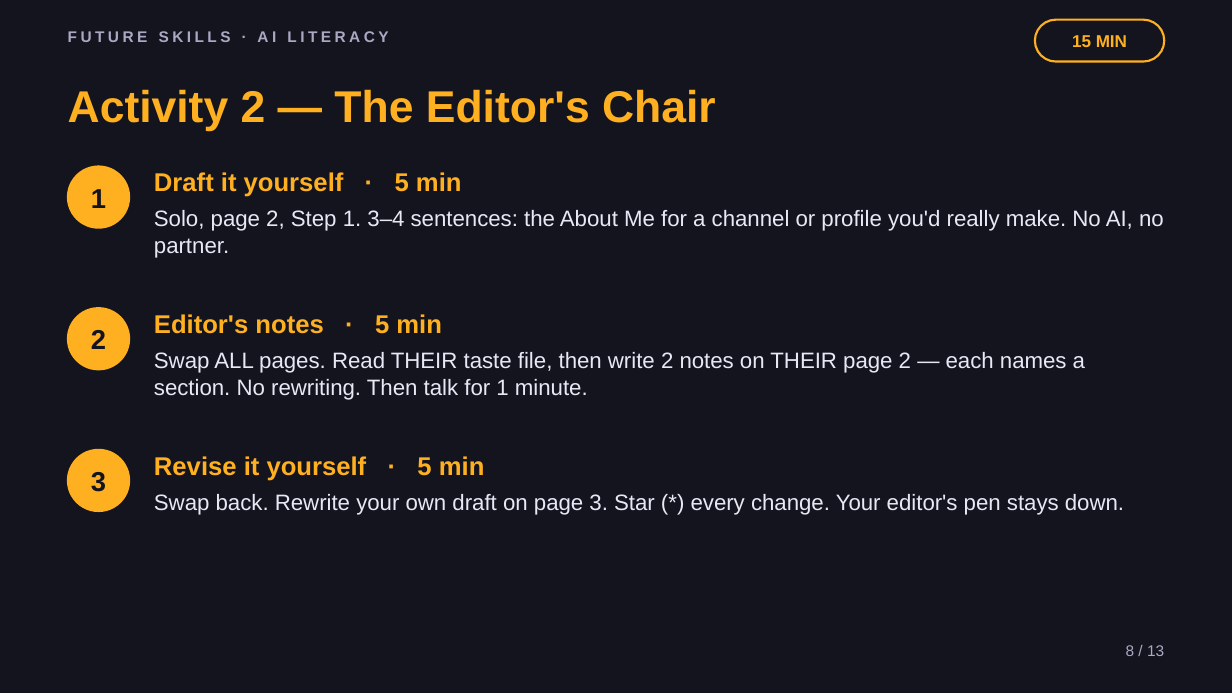
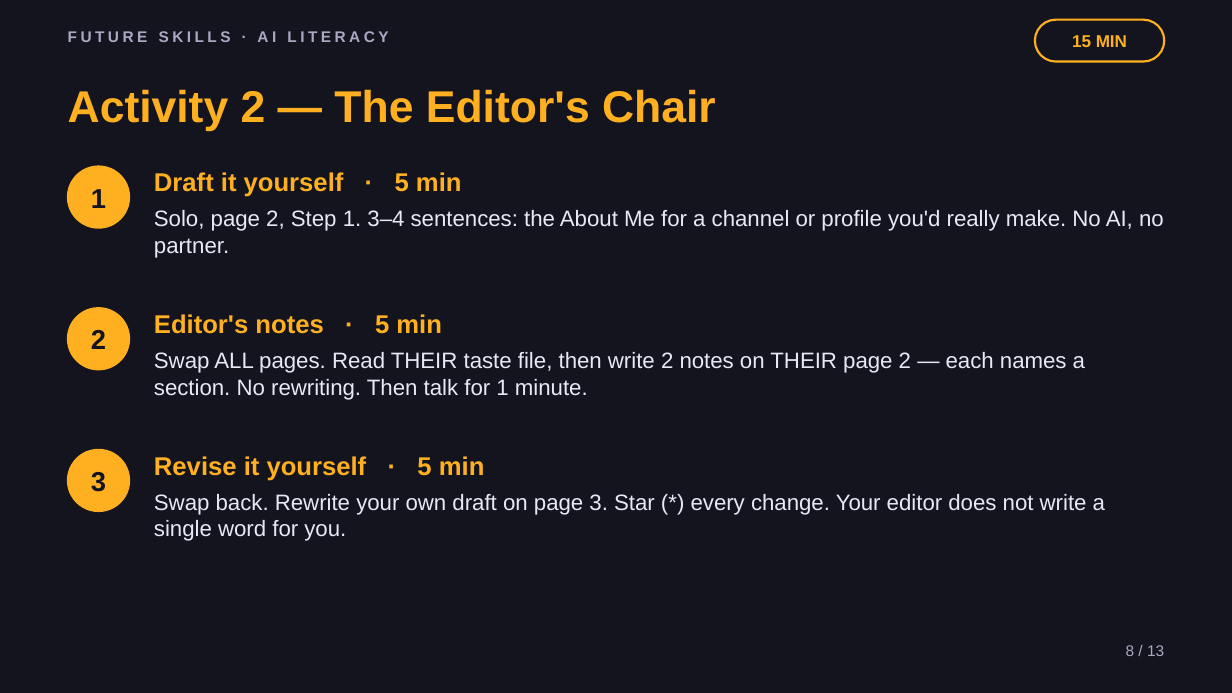
Before and after one commit to phiunit/tptphi, a slide deck: slide 8 of products/ai-taste-file/dist/Teach AI Your Taste - Slides.pptx. Drawn at 1232x693 pixels with LibreOffice and Linux fonts; fonts in the diff are those of the drawing. Boxes give left, top, right and bottom in pixels: in the first picture for what was removed or moved away, otherwise in the second. Text is boxed around its words. In the diff, an @@ line names an element or a change of style, - is before the commit and + after.

```diff
--- a/products/ai-taste-file/dist/Teach AI Your Taste - Slides.pptx
+++ b/products/ai-taste-file/dist/Teach AI Your Taste - Slides.pptx
@@ text at (x1=154, y1=494, x2=1105, y2=541): text changed @@
-Swap back. Rewrite your own draft on page 3. Star (*) every change. Your editor's pen stays down.
+Swap back. Rewrite your own draft on page 3. Star (*) every change. Your editor does not write a single word for you.
```
Also in this commit, not shown: 2 other slides changed, 54 other files.
